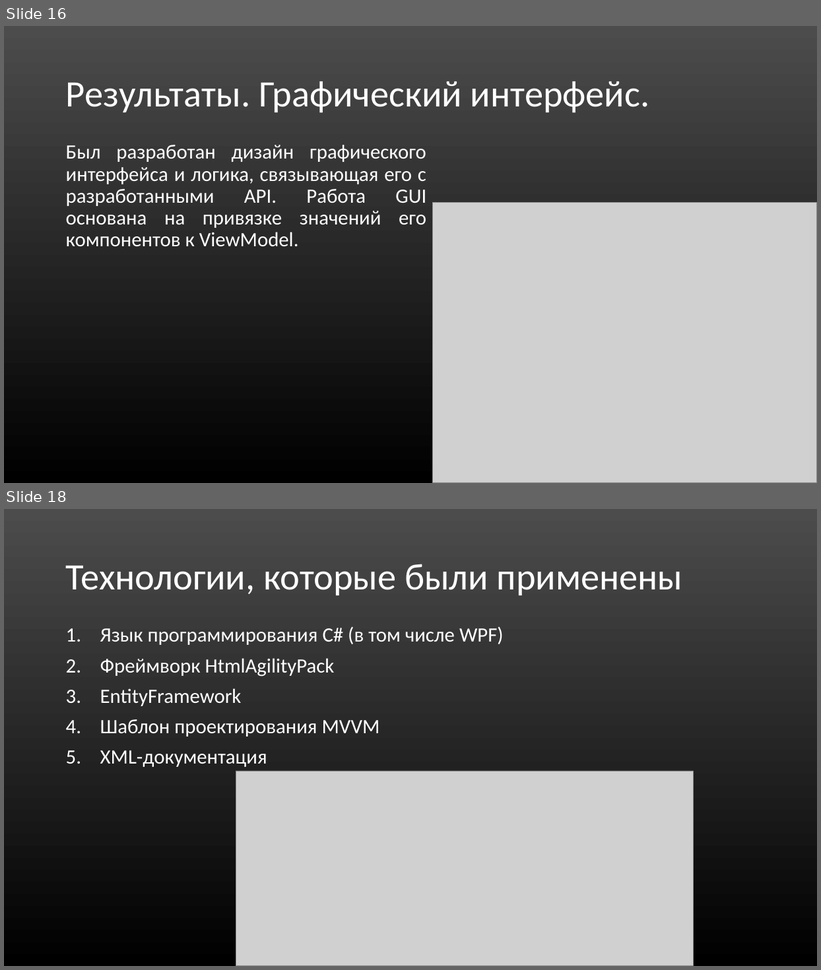
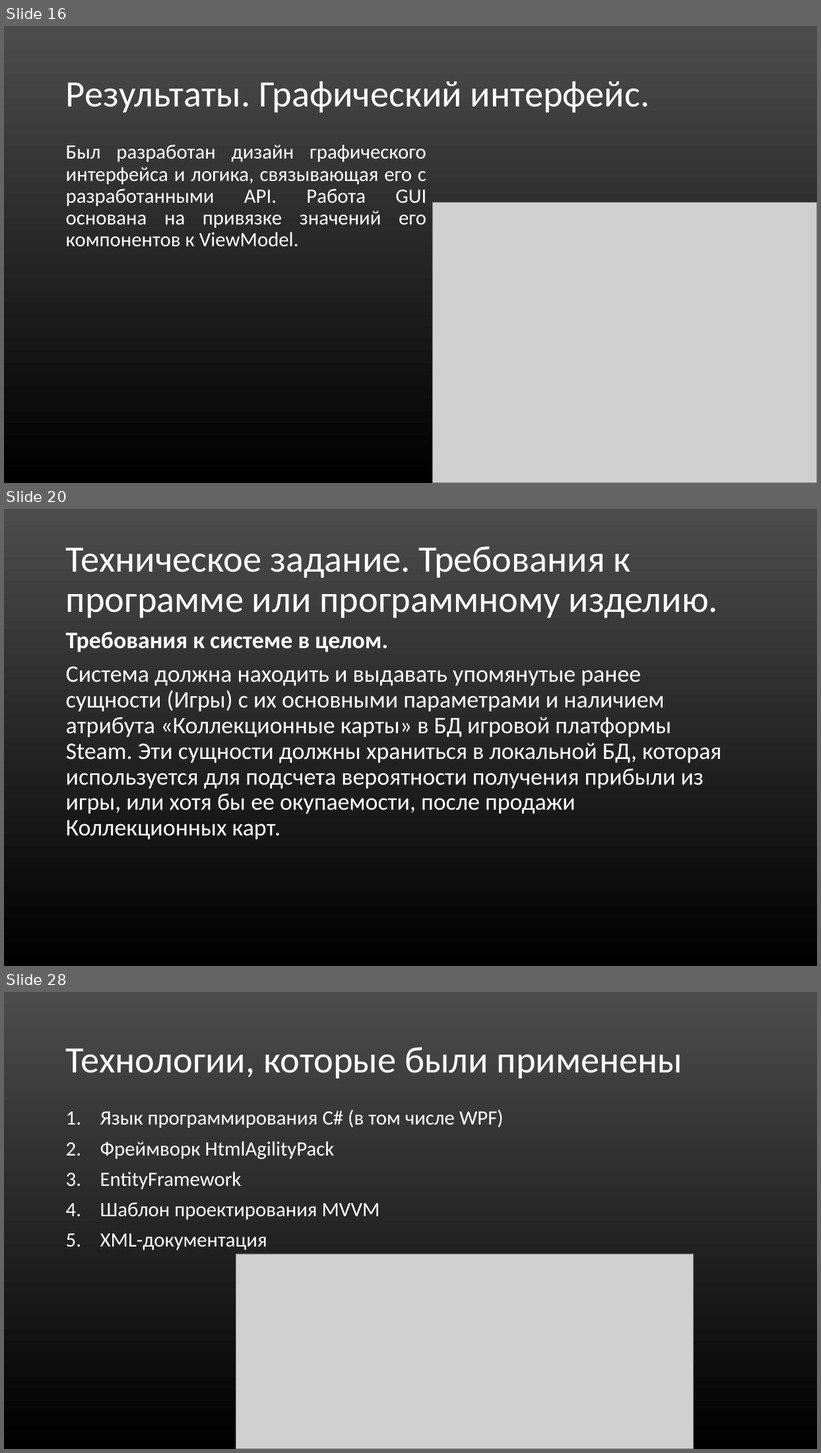
Before and after one commit to Mr-Dm1try/SteamCardsFarmer, a slide deck: Презентация_Помойки.ppt. Shown one above the other, each under a label of ours: slides 16 and 18 before the commit, slides 16, 20 and 28 after it; the slides between them are not shown. The pictures are 821x970 and 821x1453 pixels, drawn with LibreOffice and Linux fonts; fonts in the diff are those of the drawing; grey boxes stand for pictures. Boxes give left, top, right and bottom in pixels: in the first picture for what was removed or moved away, otherwise in the second. Text is boxed around its words. In the diff, an @@ line names an element or a change of style, - is before the commit and + after.

```diff
--- a/Презентация_Помойки.ppt
+++ b/Презентация_Помойки.ppt
@@ slide 20 added at <box>4,509,817,966</box>, background gradient #4C4C4C to #000000 @@
@@ title added at <box>66,546,718,619</box>, 44 pt, text #FFFFFF @@
+Техническое задание. Требования к программе или программному изделию.
@@ text added at <box>66,632,721,840</box>, 28 pt, text #FFFFFF @@
+Требования к системе в целом.
+Система должна находить и выдавать упомянутые ранее сущности (Игры) с их основными параметрами и наличием атрибута «Коллекционные карты» в БД игровой платформы Steam. Эти сущности должны храниться в локальной БД, которая используется для подсчета вероятности получения прибыли из игры, или хотя бы ее окупаемости, после продажи Коллекционных карт.
@@ what was slide 18 is now slide 28 @@
```
Also in this commit, not shown: 1 slide changed, 9 other slides added, 2 other files.
